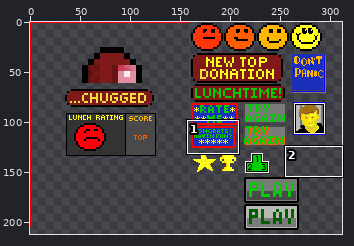
A sprite sheet gets an edit: android/assets/data/texture.png. The first picture is a wide view before the edit; the outline marks the close-up.
Close-up. The starting point:
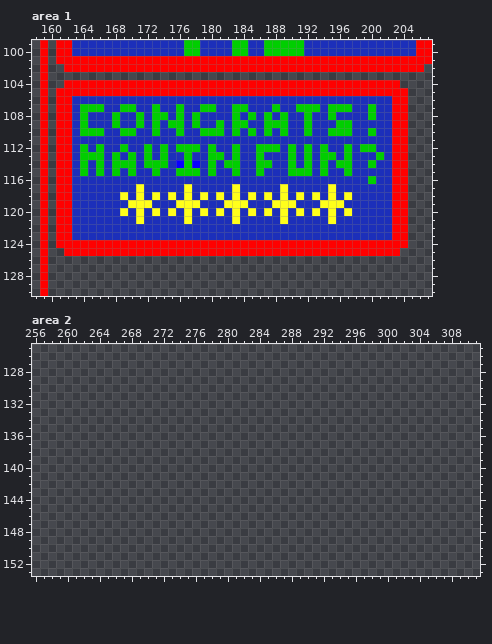
The file is 320x320 pixels. Shown: area 1: x 158..207, y 99..130; area 2: x 256..311, y 125..153. The wide view leaves out empty margins.
The same view after the edit:
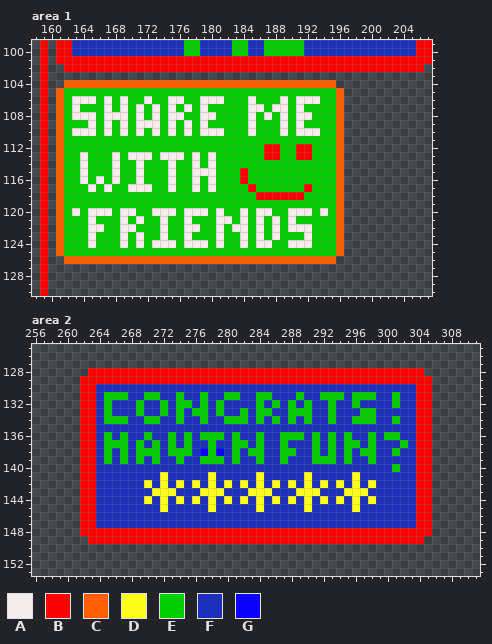
Palette (. is transparent): A #f5ecec  B #ff0000  C #ff5e00  D #ffff1b  E #00ce00  F #1c2fba  G #0900ff
Difference:
Changed rows in their new state; - is an unchanged pixel.
Area 1:
first column x 161:
104 -CCCCCCCCCCCCCCCCCCCCCCCCCCCCCCCCCC........-
105 CEEEEEEEEEEEEEEEEEEEEEEEEEEEEEEEEEEC........
106 CEAAAEAEAEEAEEAAEEAAAEEEAEEEAEAAAEEC........
107 CEA---AEA-AEAEA-AEA-EE--AAEAAEA--E-C........
108 CEAAAEAAAEAEA-AAE-AAEE-EAEAEAEAAEE-C........
109 CEE-AEA-AEAAAEA-A-AE-E--AE--AEA-EEEC........
110 CEAAA-AEA-AEAEA-AEAAAE-EAE-EAEAAAE-C........
111 CEEEEEEEEEEEEEEEEEEEEEEEEEEEEEEEEEEC........
112 CEE-E-EE-EE-E-E---E-EE-EE-BBE-BBE-EC........
113 CEEA--EAEAAAEAAA-AEA-E-EE-BBE-BBE--C........
114 CEEAE-EA--A---AE-AEAE--EE--EE-E-E-EC........
115 CEEAE-EAE-AE-EA--AAAEE-BE-EEE---E-EC........
116 CEEAEAEAEEAEEEAEEAEAEEEBEEEEEEEEEEEC........
117 CEEEAEAEEAAAEEAEEAEAEEEEBEEEEEEBEEEC........
118 CEEEEEEEEEEEEEEEEEEEEEEEEBBBBBBEEEEC........
119 CEEEEEEEEEEEEEEEEEEEEEEEEEEEEEEEEEEC........
120 CEAEAAAEAAEEAAAEAAAEAEEAEAAEEAAAEAEC........
121 CEEEAEEEAEAEEAEEAEEEAAEAEAEAEAEEEEEC........
122 CEEEAAEEAAEEEAEEAAEEAEAAEAEAEAAAEEEC........
123 CEEEAEEEAEAEEAEEAEEEAEEAEAEAEEEAEEEC........
124 CEEEAEEEAEAEAAAEAAAEAEEAEAAEEAAAEEEC........
125 CEEEEEEEEEEEEEEEEEEEEEEEEEEEEEEEEEEC.......-
126 -CCCCCCCCCCCCCCCCCCCCCCCCCCCCCCCCCC---------
Area 2:
first column x 262:
128 -BBBBBBBBBBBBBBBBBBBBBBBBBBBBBBBBBBBBBBBBBB-
129 BBBBBBBBBBBBBBBBBBBBBBBBBBBBBBBBBBBBBBBBBBBB
130 BBFFFFFFFFFFFFFFFFFFFFFFFFFFFFFFFFFFFFFFFFBB
131 BBFEEEFFEEFFEFFEFFEEFFEEFFFEFFEEEFEEEFFEFFBB
132 BBFEFFFEFFEFEEFEFEFFFFEFEFEFEFFEFFEFFFFEFFBB
133 BBFEFFFEFFEFEFEEFEFFEFEEFFEEEFFEFFFEEFFFFFBB
134 BBFEEEFFEEFFEFFEFFEEEFEFEFEFEFFEFFEEEFFEFFBB
135 BBFFFFFFFFFFFFFFFFFFFFFFFFFFFFFFFFFFFFFFFFBB
136 BBFEFEFFEFFEFEFEEEFEFFEFFEEEFEFEFEFFEFEEFFBB
137 BBFEEEFEFEFEFEFFEFFEEFEFFEFFFEFEFEEFEFFFEFBB
138 BBFEFEFEEEFEEEFGEGFEFEEFFEEFFEFEFEFEEFFEFFBB
139 BBFEFEFEFEFFEFFEEEFEFFEFFEFFFEEEFEFFEFFFFFBB
140 BBFFFFFFFFFFFFFFFFFFFFFFFFFFFFFFFFFFFFFEFFBB
141 BBFFFFFFFFDFFFFFDFFFFFDFFFFFDFFFFFDFFFFFFFBB
142 BBFFFFFFDFDFDFDFDFDFDFDFDFDFDFDFDFDFDFFFFFBB
143 BBFFFFFFFDDDFFFDDDFFFDDDFFFDDDFFFDDDFFFFFFBB
144 BBFFFFFFDFDFDFDFDFDFDFDFDFDFDFDFDFDFDFFFFFBB
145 BBFFFFFFFFDFFFFFDFFFFFDFFFFFDFFFFFDFFFFFFFBB
146 BBFFFFFFFFFFFFFFFFFFFFFFFFFFFFFFFFFFFFFFFFBB
147 BBFFFFFFFFFFFFFFFFFFFFFFFFFFFFFFFFFFFFFFFFBB
148 BBBBBBBBBBBBBBBBBBBBBBBBBBBBBBBBBBBBBBBBBBBB
149 -BBBBBBBBBBBBBBBBBBBBBBBBBBBBBBBBBBBBBBBBBB-
